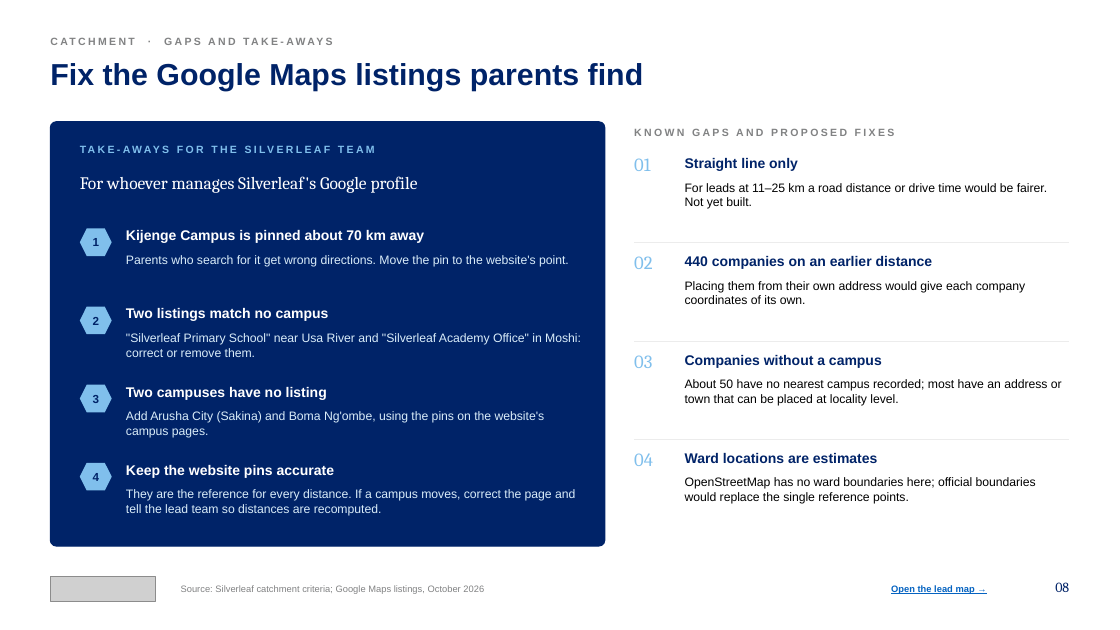
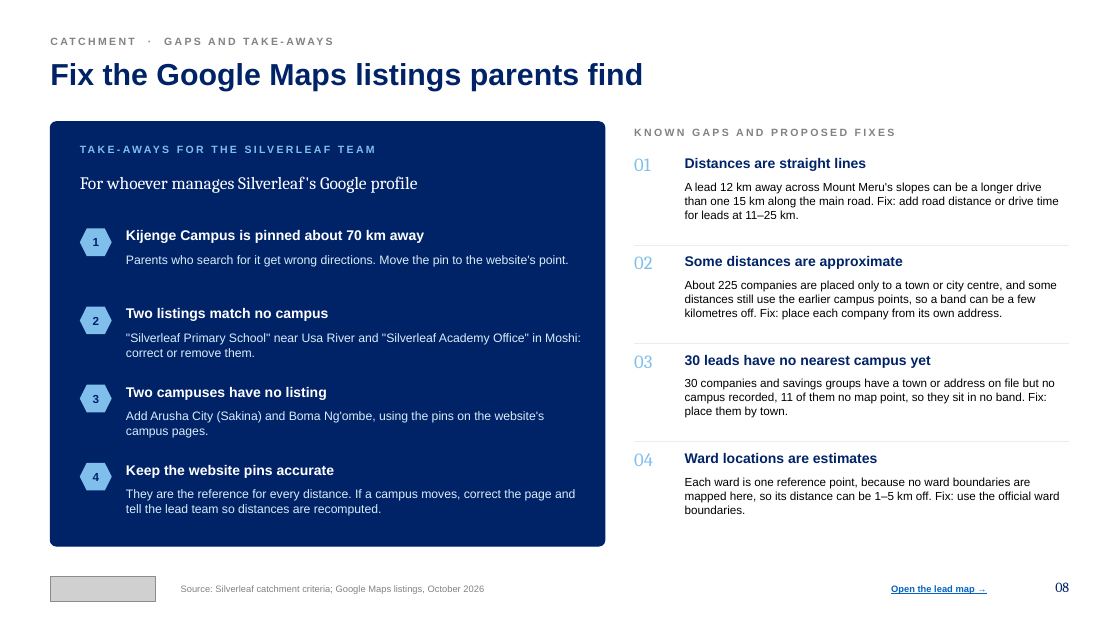
Before and after one commit to Nehemia-joh/Agenticmarketing, a slide deck: slide 8 of outputs/presentations/Silverleaf_Lead_Generation_Strategy_2026-10-12.pptx. Drawn at 1120x630 pixels with LibreOffice and Linux fonts; fonts in the diff are those of the drawing; grey boxes stand for pictures. Boxes give left, top, right and bottom in pixels: in the first picture for what was removed or moved away, otherwise in the second. Text is boxed around its words. In the diff, an @@ line names an element or a change of style, - is before the commit and + after.

```diff
--- a/outputs/presentations/Silverleaf_Lead_Generation_Strategy_2026-10-12.pptx
+++ b/outputs/presentations/Silverleaf_Lead_Generation_Strategy_2026-10-12.pptx
@@ text at [685, 158, 866, 171]: text changed @@
-Straight line only
+Distances are straight lines
@@ text at [685, 182, 1059, 219]: text changed; size 10.5 to 10 pt @@
-For leads at 11–25 km a road distance or drive time would be fairer. Not yet built.
+A lead 12 km away across Mount Meru's slopes can be a longer drive than one 15 km along the main road. Fix: add road distance or drive time for leads at 11–25 km.
@@ text at [685, 256, 903, 269]: text changed @@
-440 companies on an earlier distance
+Some distances are approximate
@@ text at [685, 280, 1056, 320]: text changed; size 10.5 to 10 pt @@
-Placing them from their own address would give each company coordinates of its own.
+About 225 companies are placed only to a town or city centre, and some distances still use the earlier campus points, so a band can be a few kilometres off. Fix: place each company from its own address.
@@ text at [685, 355, 931, 368]: text changed @@
-Companies without a campus
+30 leads have no nearest campus yet
@@ text at [685, 378, 1055, 418]: text changed; size 10.5 to 10 pt @@
-About 50 have no nearest campus recorded; most have an address or town that can be placed at locality level.
+30 companies and savings groups have a town or address on file but no campus recorded, 11 of them no map point, so they sit in no band. Fix: place them by town.
@@ text at [685, 477, 1059, 514]: text changed; size 10.5 to 10 pt @@
-OpenStreetMap has no ward boundaries here; official boundaries would replace the single reference points.
+Each ward is one reference point, because no ward boundaries are mapped here, so its distance can be 1–5 km off. Fix: use the official ward boundaries.
```
Also in this commit, not shown: 27 other slides changed, 1 slide added, 1 slide removed, 7 other files.
